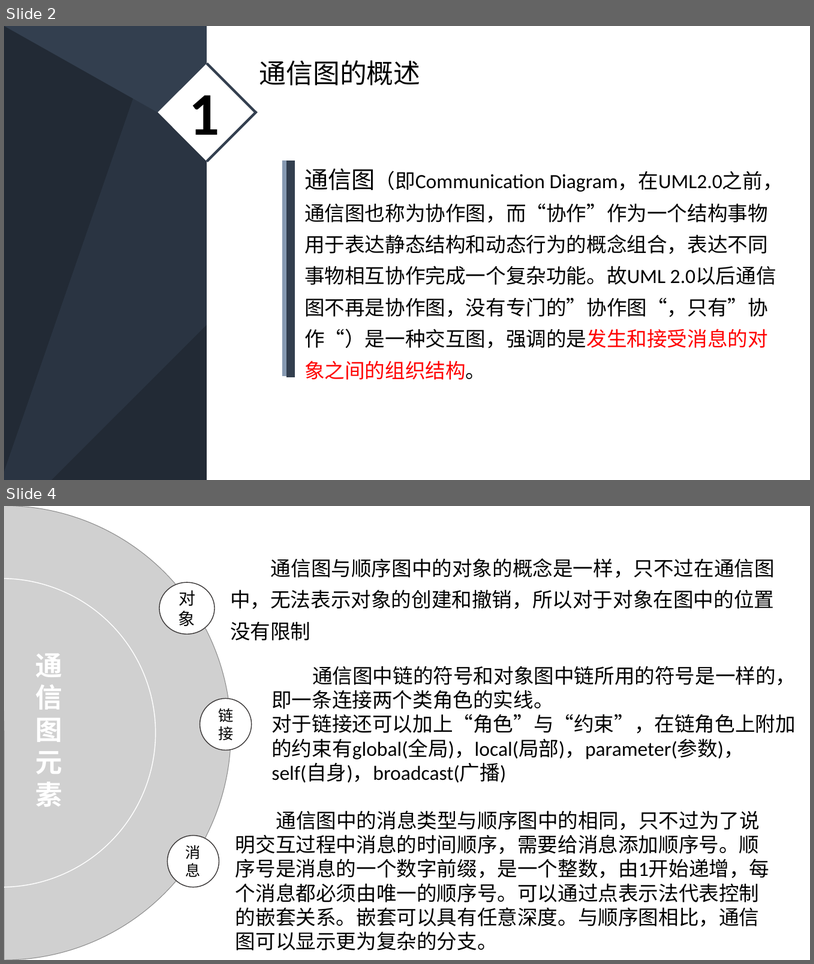
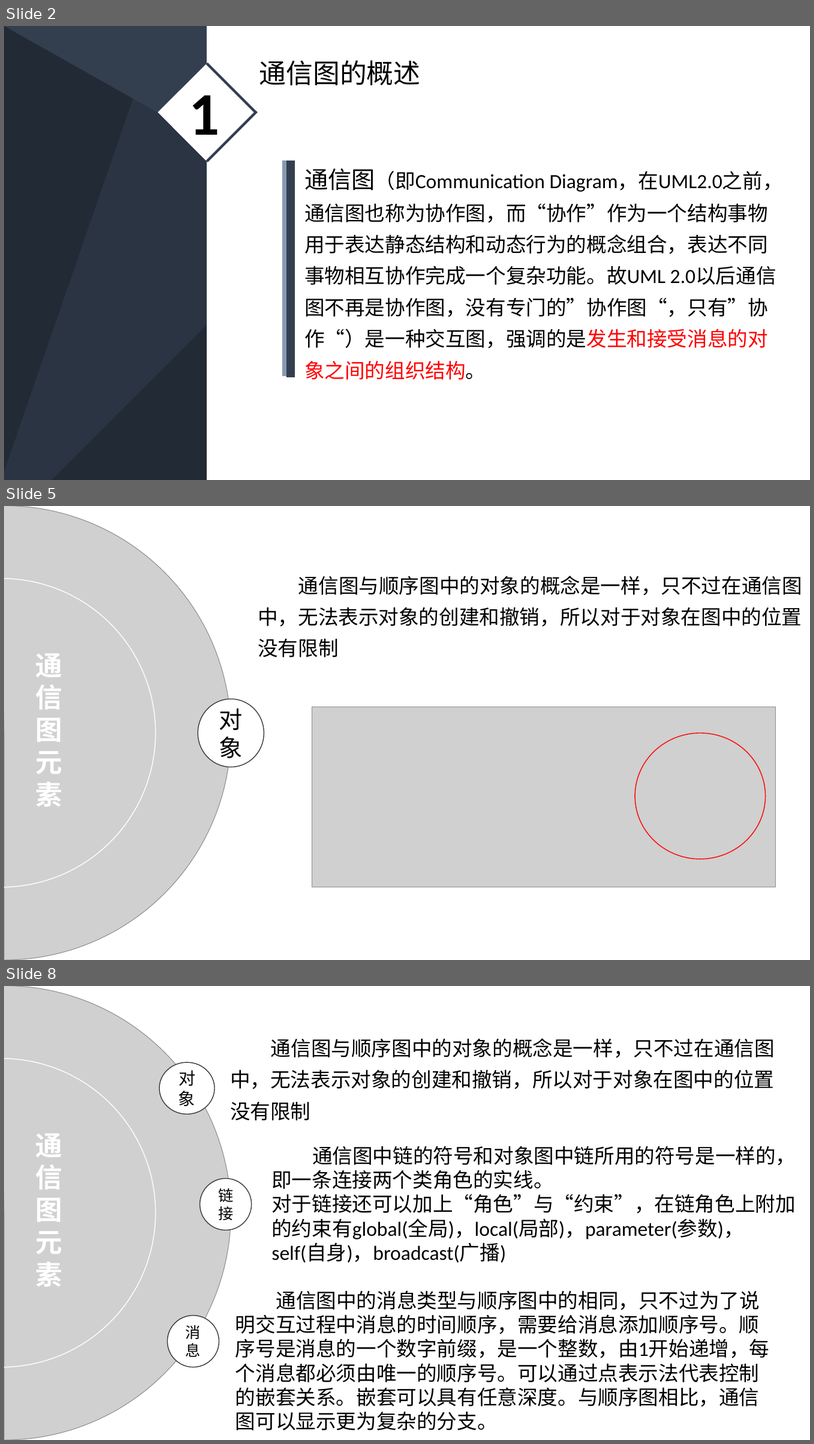
Before and after one commit to PRD2018-G03/PRD2018-G03-SoftwareEngineeringProject, a slide deck: 非受控文档/2_叶柏成/PPT/UML基础1.pptx. Shown one above the other, each under a label of ours: slides 2 and 4 before the commit, slides 2, 5 and 8 after it; the slides between them are not shown. The pictures are 814x964 and 814x1444 pixels, drawn with LibreOffice and Linux fonts; fonts in the diff are those of the drawing; grey boxes stand for pictures. Boxes give left, top, right and bottom in pixels: in the first picture for what was removed or moved away, otherwise in the second. Text is boxed around its words. In the diff, an @@ line names an element or a change of style, - is before the commit and + after.

```diff
--- a/非受控文档/2_叶柏成/PPT/UML基础1.pptx
+++ b/非受控文档/2_叶柏成/PPT/UML基础1.pptx
@@ slide 5 added at (4,506,810,960), background #FFFFFF @@
@@ picture added at (4,506,231,960) @@
@@ text added at (258,576,803,657), 24 pt, text #000000 @@
+通信图与顺序图中的对象的概念是一样，只不过在通信图中，无法表示对象的创建和撤销，所以对于对象在图中的位置没有限制
@@ ellipse added at (4,579,156,887), outline #FFFFFF 1 pt @@
@@ text added at (35,654,62,807), 32 pt, text #FFFFFF, bold @@
+通信图元素
@@ ellipse added at (198,699,264,767), fill #FFFFFF, outline #3B3838 1 pt, 28 pt, text #000000 @@
+对象
@@ picture added at (312,707,776,887) @@
@@ ellipse added at (636,733,766,859), outline #FF0000 1 pt @@
@@ what was slide 4 is now slide 8 @@
```
Also in this commit, not shown: 4 slides changed, 5 other slides added.
